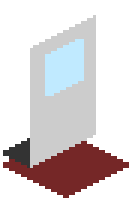
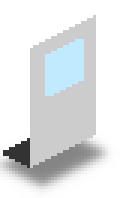
Layer changes from the first 132 × 198 image to the second:
added layer "Shadow copy" (60%) above "Bottom" over left=0, top=135, right=120, bottom=198
hid "Bottom" over left=3, top=135, right=129, bottom=198
